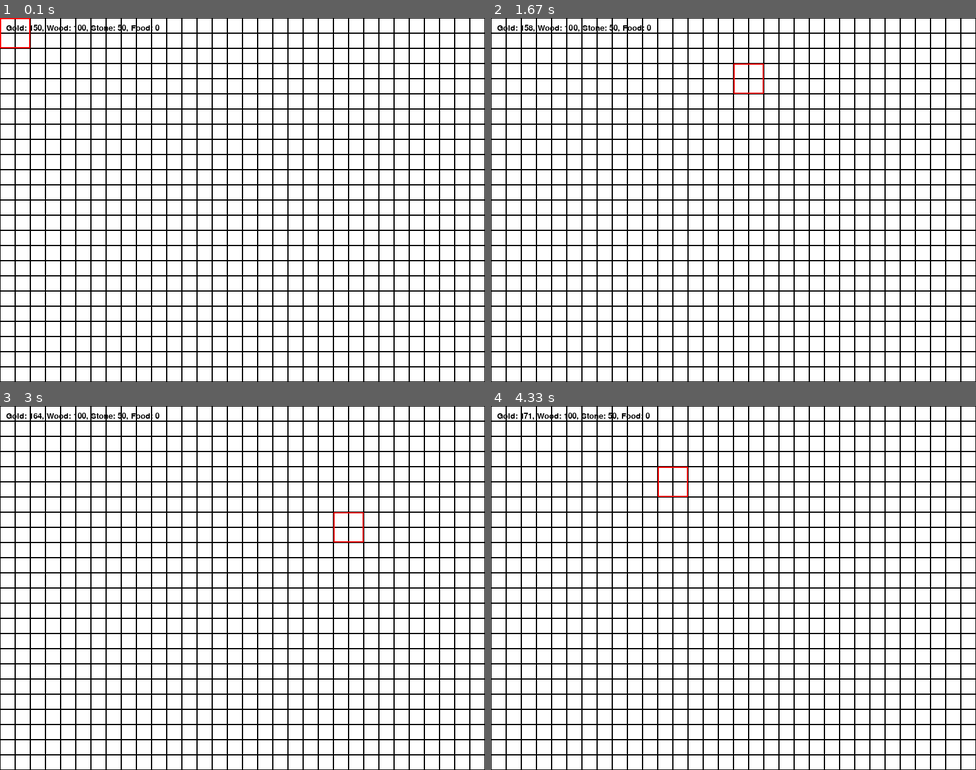
Above: before the commit, frames 1-4 (two rows, left to right).
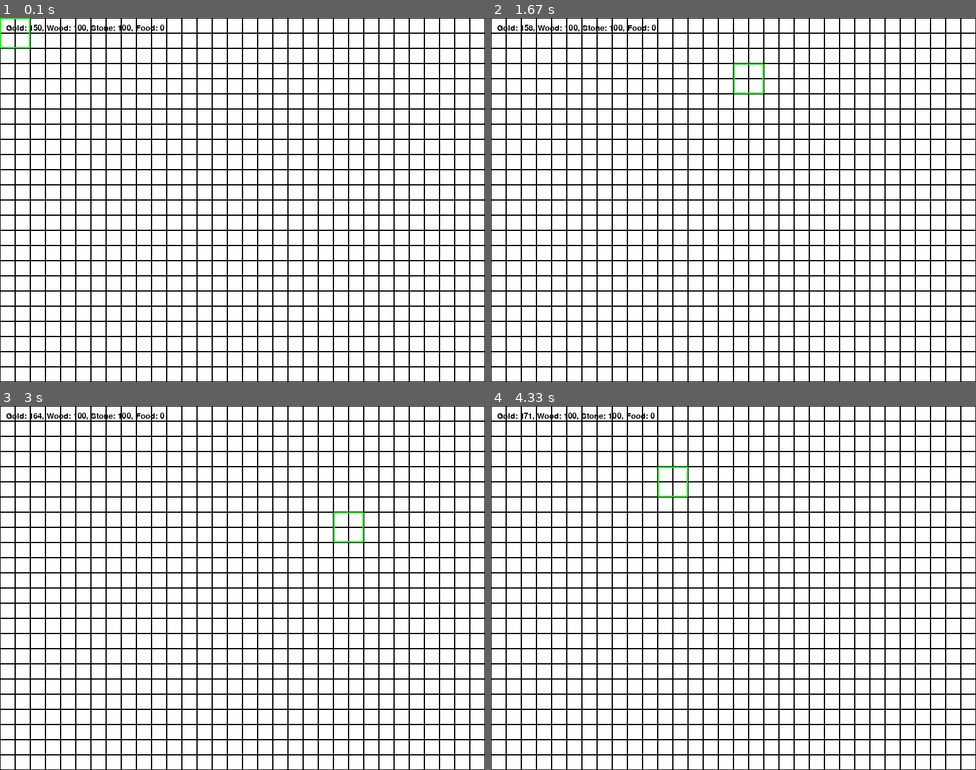
Above: after the commit, the same moments.

Repository: Murasakiao/RTS_pygame
Game: pygame game, started from city_builder.py
Same seed, same stepped clock (60 frames per second), same inputs: the game is played once before the commit and once after it.
Inputs (mouse positions are in pixels of both pictures, inside the frame that each line leads up to):
- Up to frame 1 (0.1 s): no input
- Up to frame 2 (1.67 s): move the mouse to (714, 214) at 0.37 s; move the mouse to (583, 145) at 0.87 s; move the mouse to (743, 76) at 1.2 s
- Up to frame 3 (3 s): move the mouse to (227, 526) at 1.7 s; move the mouse to (368, 555) at 2.27 s; move the mouse to (344, 522) at 2.6 s
- Up to frame 4 (4.33 s): move the mouse to (752, 573) at 3.03 s; move the mouse to (660, 693) at 3.43 s; move the mouse to (655, 471) at 4.1 s

The runs differ from the first frame. In frame 1, 0.2% of the frame differs, in the area x 0-34%, y 0-9%; in frame 2, 0.2%; in frame 3, 0.2%; in frame 4, 0.2%, in the area x 24-41%, y 1-25%.

Commit message:
fix: Initialize stone resource with 100 units

Diff:
--- a/city_builder.py
+++ b/city_builder.py
@@ -95,7 +95,7 @@
 
 # Initialize game state
 gold = 150
-resources = {"wood": 100, "stone": 50, "food":0}
+resources = {"wood": 100, "stone": 100, "food":0}
 gold_increase_rate = 5
 buildings = []
 current_building_type = "Castle"
